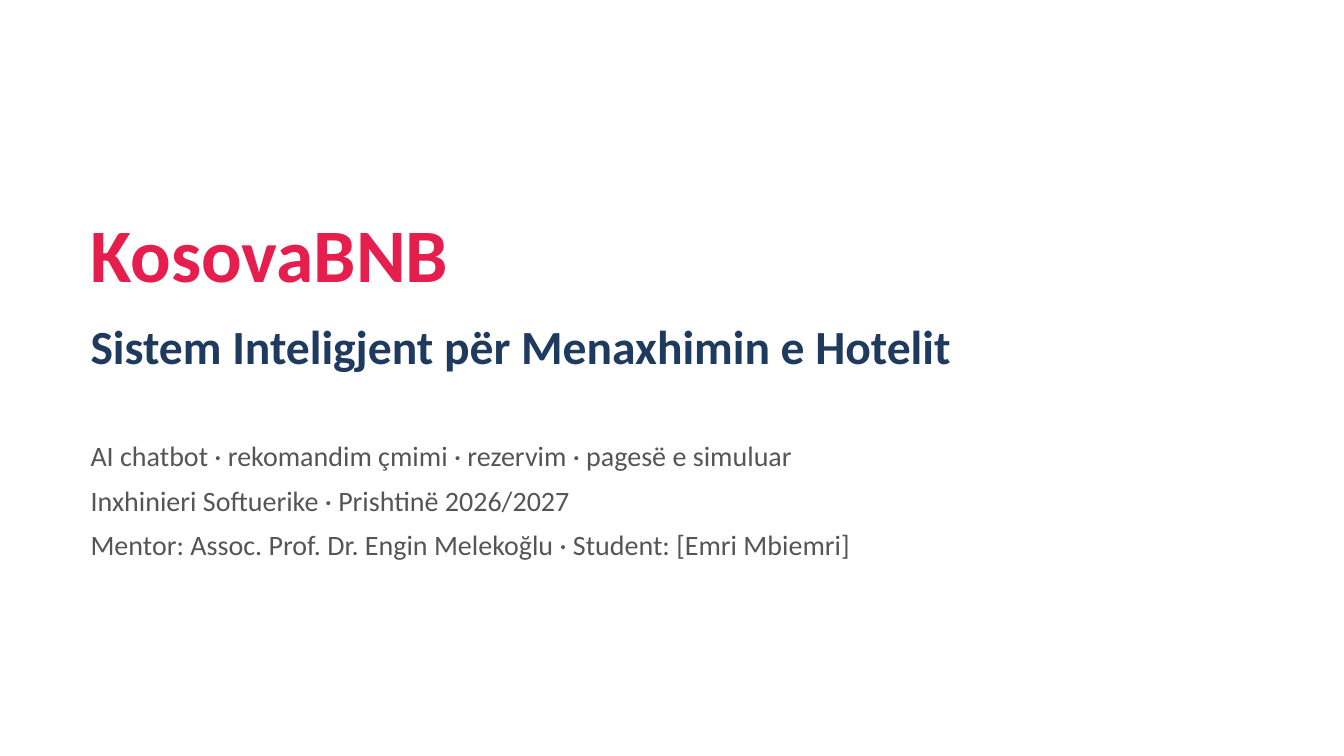
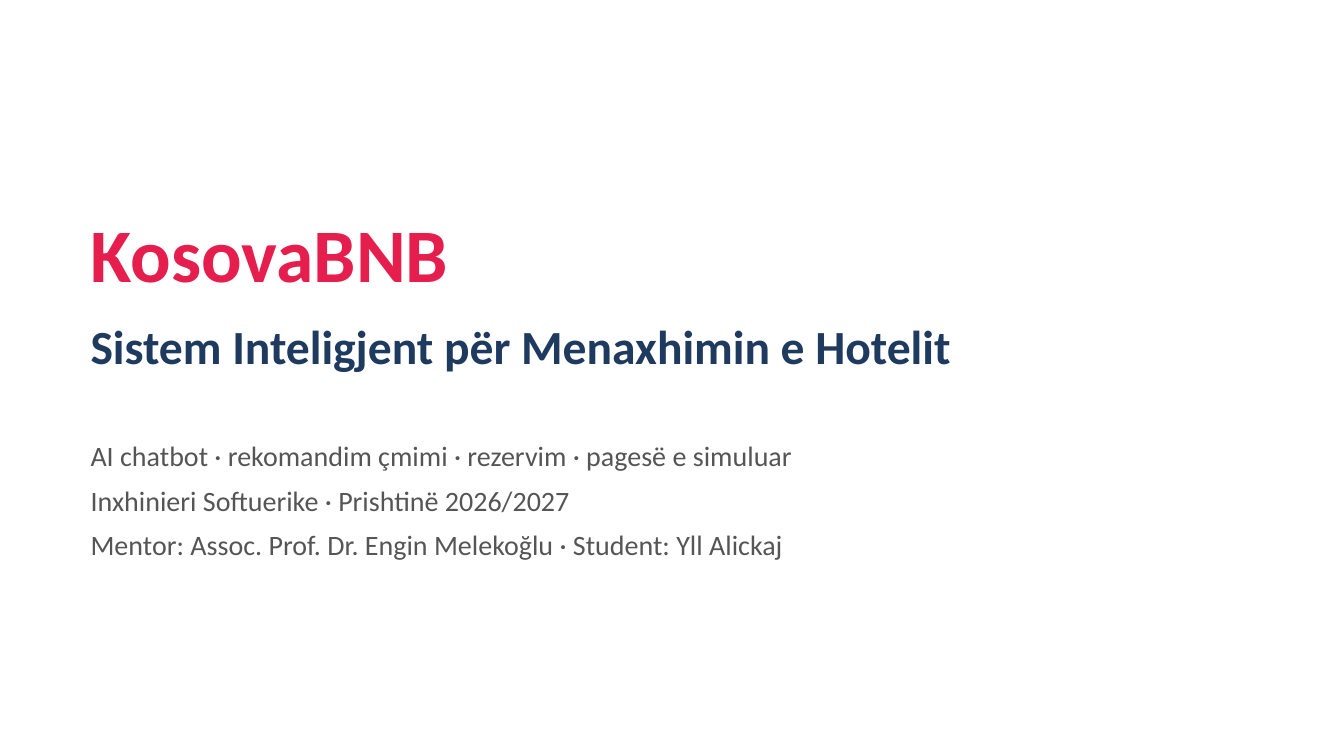
Before and after one commit to yllalickaj7-bit/kosovabnb, a slide deck: slide 1 of docs/Java8_Prezantimi_KosovaBNB.pptx. Drawn at 1344x756 pixels with LibreOffice and Linux fonts; fonts in the diff are those of the drawing. Boxes give left, top, right and bottom in pixels: in the first picture for what was removed or moved away, otherwise in the second. Text is boxed around its words. In the diff, an @@ line names an element or a change of style, - is before the commit and + after.

```diff
--- a/docs/Java8_Prezantimi_KosovaBNB.pptx
+++ b/docs/Java8_Prezantimi_KosovaBNB.pptx
@@ text at (91, 535, 782, 560): text changed @@
-Mentor: Assoc. Prof. Dr. Engin Melekoğlu · Student: [Emri Mbiemri]
+Mentor: Assoc. Prof. Dr. Engin Melekoğlu · Student: Yll Alickaj
```
Also in this commit, not shown: 11 other files.
